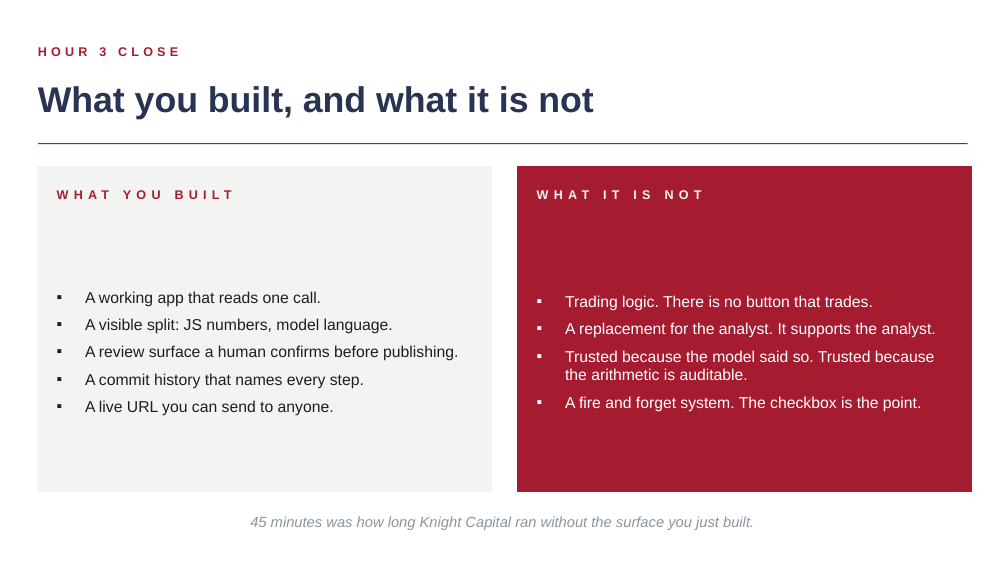
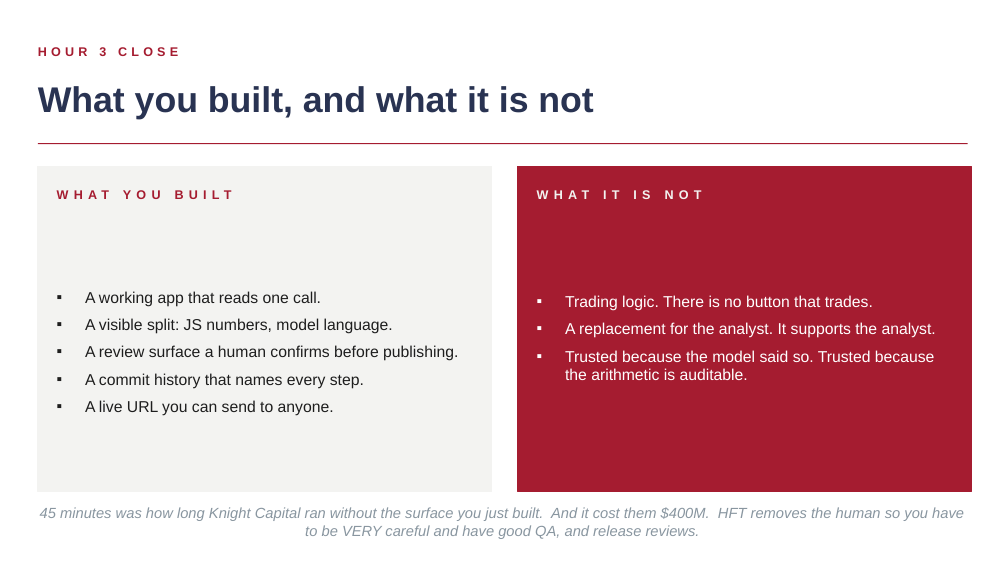
Before and after one commit to kwartler/vienna-genai-finance-course, a slide deck: slide 21 of lessons/day2-finance/C_Day2_Finance_SPA_Build.pptx. Drawn at 1008x567 pixels with LibreOffice and Linux fonts; fonts in the diff are those of the drawing. Boxes give left, top, right and bottom in pixels: in the first picture for what was removed or moved away, otherwise in the second. Text is boxed around its words. In the diff, an @@ line names an element or a change of style, - is before the commit and + after.

```diff
--- a/lessons/day2-finance/C_Day2_Finance_SPA_Build.pptx
+++ b/lessons/day2-finance/C_Day2_Finance_SPA_Build.pptx
@@ text at <box>565,396,921,412</box>: paragraph removed @@
-▪ A fire and forget system. The checkbox is the point.
@@ text at <box>40,507,964,539</box>: text changed @@
-45 minutes was how long Knight Capital ran without the surface you just built.
+45 minutes was how long Knight Capital ran without the surface you just built. And it cost them $400M. HFT removes the human so you have to be VERY careful and have good QA, and release reviews.
```
Also in this commit, not shown: 15 other slides changed.
